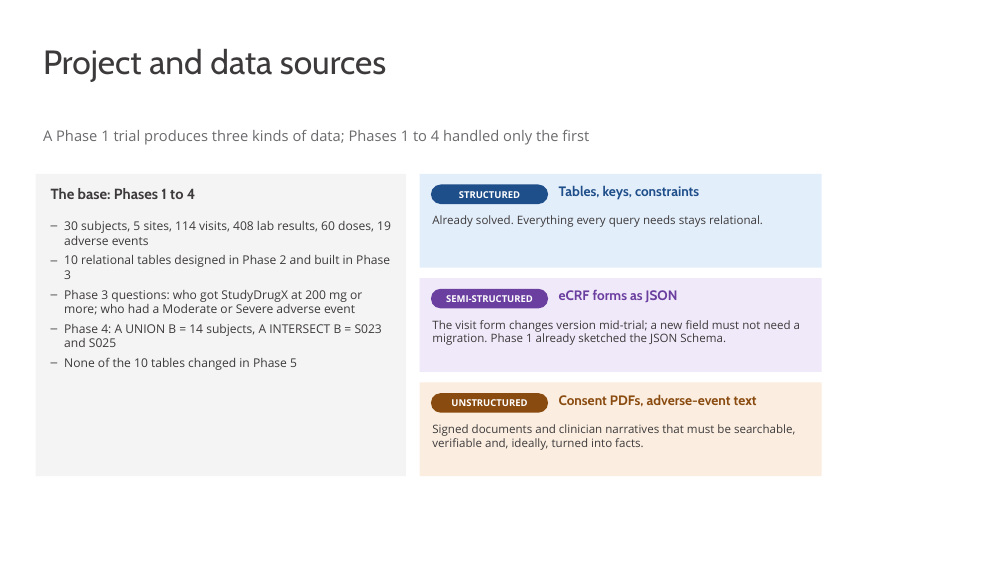
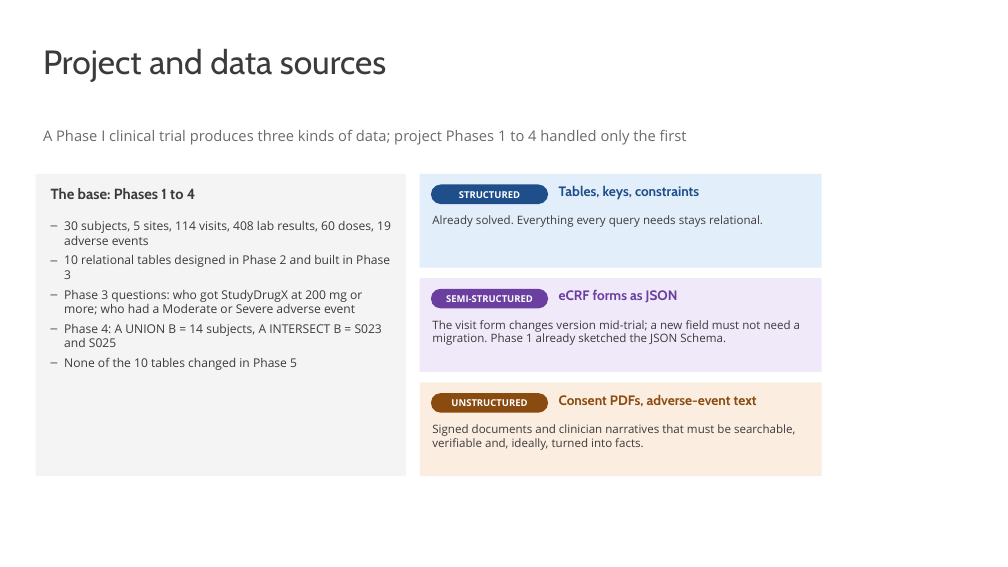
Before and after one commit to hmnguyen2805/cos20015-phase5, a slide deck: slide 4 of docs/cos20015_phase5_slides.pptx. Drawn at 1008x567 pixels with LibreOffice and Linux fonts; fonts in the diff are those of the drawing; background and template pictures are left out. Boxes give left, top, right and bottom in pixels: in the first picture for what was removed or moved away, otherwise in the second. Text is boxed around its words. In the diff, an @@ line names an element or a change of style, - is before the commit and + after.

```diff
--- a/docs/cos20015_phase5_slides.pptx
+++ b/docs/cos20015_phase5_slides.pptx
@@ text at (43, 130, 687, 145): text changed @@
-A Phase 1 trial produces three kinds of data; Phases 1 to 4 handled only the first
+A Phase I clinical trial produces three kinds of data; project Phases 1 to 4 handled only the first
```
Also in this commit, not shown: 2 other slides changed, 2 slides added.
